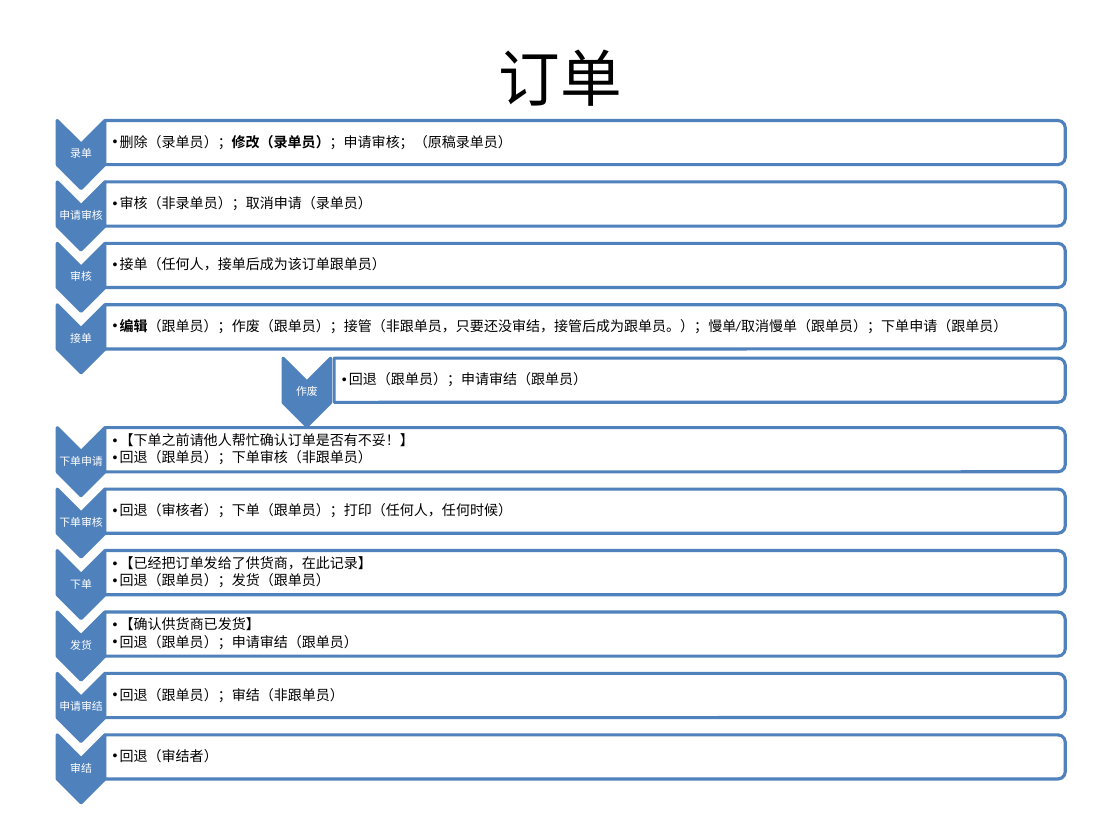
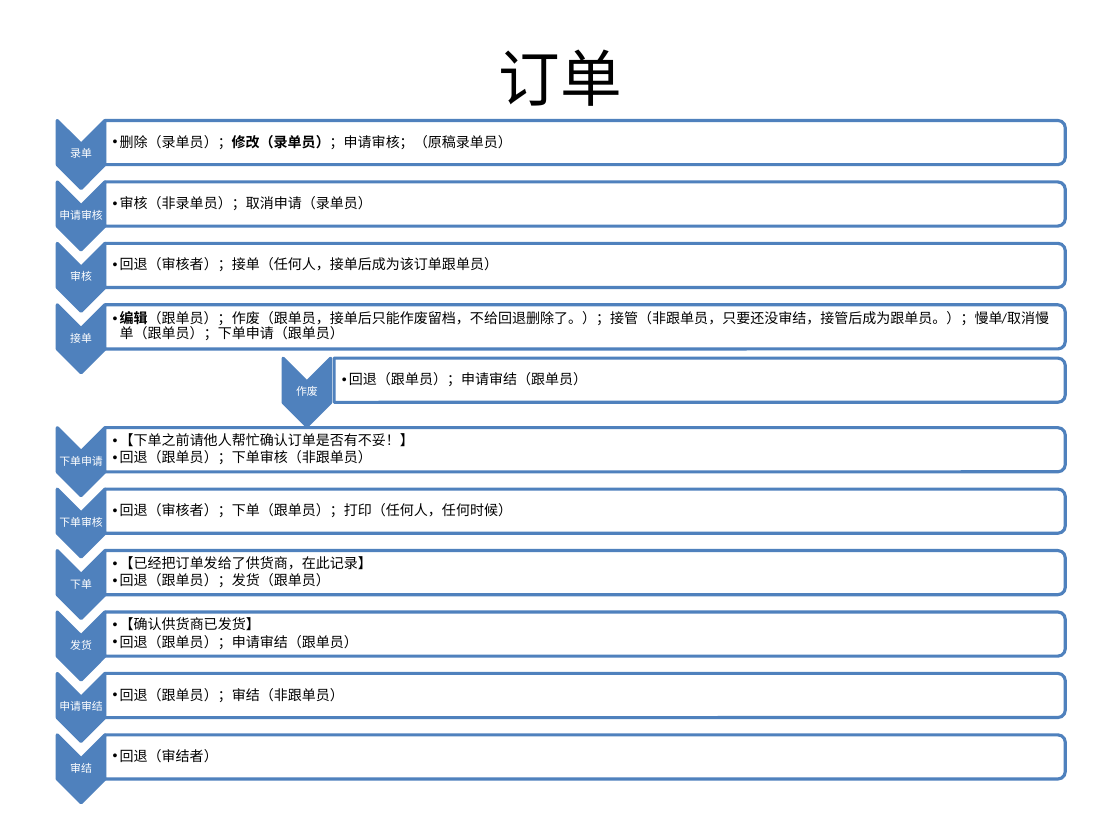
Before and after one commit to yuanly/oa, a slide deck: slide 3 of doc/tutorial.pptx. Drawn at 1120x840 pixels with LibreOffice and Linux fonts; fonts in the diff are those of the drawing. Boxes give left, top, right and bottom in pixels: in the first picture for what was removed or moved away, otherwise in the second. Text is boxed around its words. In the diff, an @@ line names an element or a change of style, - is before the commit and + after.

```diff
--- a/doc/tutorial.pptx
+++ b/doc/tutorial.pptx
@@ text at [120, 257, 498, 271]: text changed @@
-  •• 接单（任何人，接单后成为该订单跟单员）
+  •• 回退（审核者）；接单（任何人，接单后成为该订单跟单员）
@@ text at [120, 311, 1049, 340]: text changed @@
-  •• 编辑（跟单员）；作废（跟单员）；接管（非跟单员，只要还没审结，接管后成为跟单员。）；慢单/取消慢单（跟单员）；下单申请（跟单员）
+  •• 编辑（跟单员）；作废（跟单员，接单后只能作废留档，不给回退删除了。）；接管（非跟单员，只要还没审结，接管后成为跟单员。）；慢单/取消慢单（跟单员）；下单申请（跟单员）
```
Also in this commit, not shown: 3 other slides changed, 11 other files.
